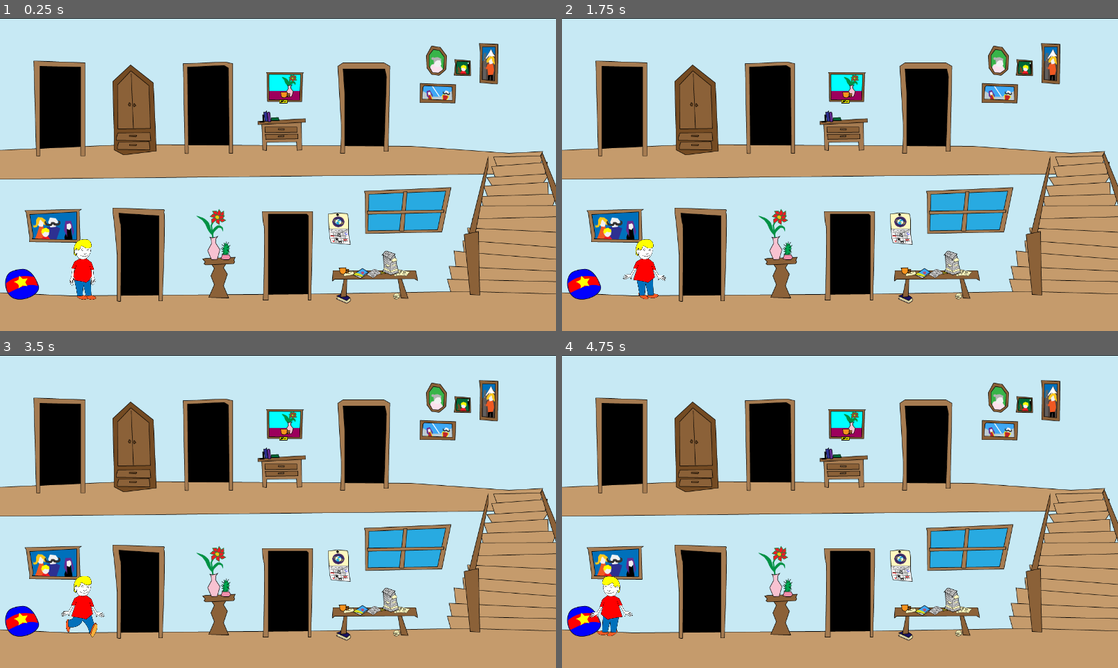
Above: before the commit, frames 1-4 (two rows, left to right).
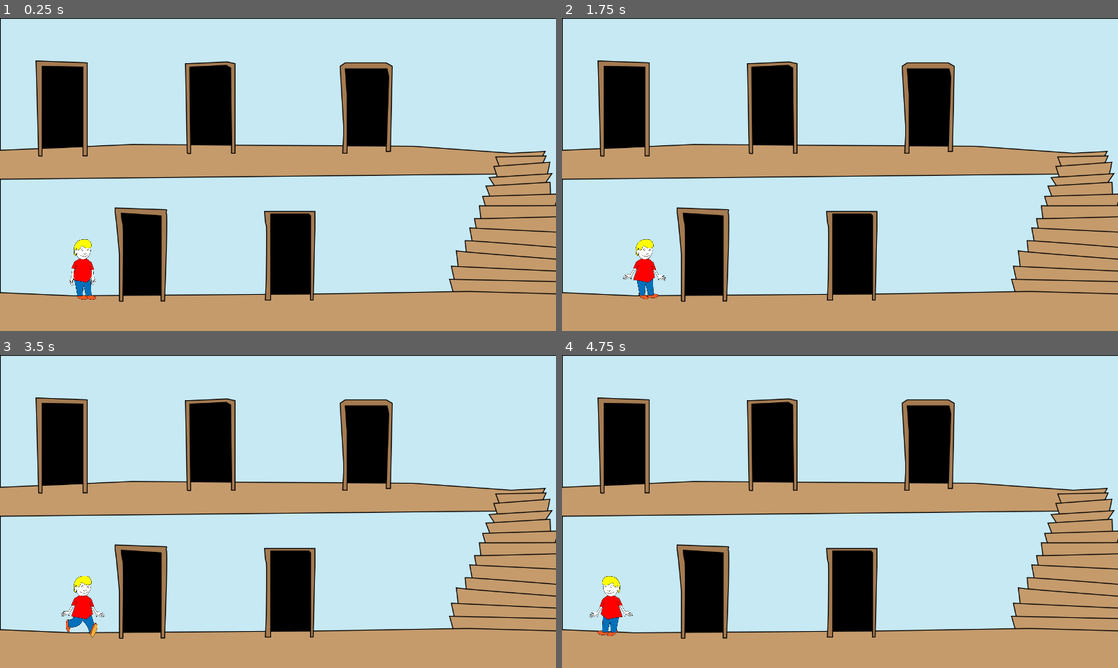
Above: after the commit, the same moments.

Repository: milehighhokie/ggj2019
Game: Godot game, scene res://Main.tscn
Same seed, same stepped clock (60 frames per second), same inputs: the game is played once before the commit and once after it.
Inputs:
- Up to frame 1 (0.25 s): no input
- Up to frame 2 (1.75 s): tap Enter at 0.5 s; hold Right (right) 0.53-1.28 s; hold Space (hug) 0.53-1.28 s; hold Down (down) from 1.28 s (still down); tap Space (hug) at 1.35 s
- Up to frame 3 (3.5 s): release Down (down) at 2.03 s; hold Right (right) 2.03-2.78 s; hold Space (hug) 2.03-2.78 s; tap Enter at 2.75 s; hold Up (up) from 2.78 s (still down); tap Space (hug) at 2.85 s
- Up to frame 4 (4.75 s): release Up (up) at 3.53 s; hold Space (hug) 3.53-4.28 s; hold Left (left) from 3.53 s (still down); tap Space (hug) at 4.35 s

The runs differ from the first frame. In frame 1, 16% of the frame differs, in the area x 0-100%, y 0-92%; in frame 2, 16%; in frame 3, 16%; in frame 4, 16%.

Commit message:
Leave the rooms

Diff:
--- /dev/null
+++ b/Area2D.gd
@@ -0,0 +1,26 @@
+extends Area2D
+
+signal on_exit_room;
+
+var _overlap = false;
+
+func _ready():
+    # Called when the node is added to the scene for the first time.
+    # Initialization here
+    pass
+
+func _process(delta):
+    # Called every frame. Delta is time since last frame.
+    # Update game logic here.
+    if _overlap && Input.is_action_pressed('left'):
+        emit_signal("on_exit_room")
+    pass
+
+func _on_Area2D_body_entered(body):
+    _overlap = true
+
+func _on_Area2D_body_exited(body):
+    _overlap = false
+
+#func _on_Area2D_on_exit_room():
+#    get_tree().change_scene("res://Main.tscn")
--- a/CollisionShape2D.gd
+++ b/CollisionShape2D.gd
@@ -5,12 +5,12 @@
 # var b = "textvar"
 
 func enable(enabled):
-	disabled = !enabled
+    disabled = !enabled
 
 func _ready():
-	# Called when the node is added to the scene for the first time.
-	# Initialization here
-	pass
+    # Called when the node is added to the scene for the first time.
+    # Initialization here
+    pass
 
 #func _process(delta):
 #	# Called every frame. Delta is time since last frame.
--- a/Govenor.gd
+++ b/Govenor.gd
@@ -1,26 +1,21 @@
 extends Node2D
-
-# class member variables go here, for example:
-# var a = 2
-# var b = "textvar"
 
 export(NodePath) var main
 export(Array, NodePath) var subs
 
 func _ready():
-	get_node(main).enable(true)
-	for subpath in subs:
-		get_node(subpath).enable(false)
-	# Called when the node is added to the scene for the first time.
-	# Initialization here
-	pass
-
-#func _process(delta):
-#	# Called every frame. Delta is time since last frame.
-#	# Update game logic here.
-#	pass
-
+    get_node(main).enable(true)
+    for subpath in subs:
+        get_node(subpath).enable(false)
+    # Called when the node is added to the scene for the first time.
+    # Initialization here
+    pass
 
 func _on_enter_room(id):
-	get_node(main).enable(false)
-	get_node(subs[id]).enable(true)
+    get_node(main).enable(false)
+    get_node(subs[id]).enable(true)
+
+func _on_exit_room():
+    get_node(main).enable(true)
+    for subpath in subs:
+        get_node(subpath).enable(false)
--- a/Main.tscn
+++ b/Main.tscn
@@ -35,3 +35,13 @@
 visible = false
 
 [connection signal="on_enter_room" from="MainTemplate" to="." method="_on_enter_room"]
+
+[connection signal="on_exit_room" from="SubTemplate1" to="." method="_on_exit_room"]
+
+[connection signal="on_exit_room" from="SubTemplate2" to="." method="_on_exit_room"]
+
+[connection signal="on_exit_room" from="SubTemplate3" to="." method="_on_exit_room"]
+
+[connection signal="on_exit_room" from="SubTemplate4" to="." method="_on_exit_room"]
+
+[connection signal="on_exit_room" from="SubTemplate5" to="." method="_on_exit_room"]
--- a/MainRoom.gd
+++ b/MainRoom.gd
@@ -4,12 +4,12 @@
 signal on_enable(enabled)
 
 func enable(enabled):
-	visible = enabled;
-	emit_signal("on_enable", enabled)
+    visible = enabled;
+    emit_signal("on_enable", enabled)
 
 func _ready():
-	pass
+    pass
 
 func _door_on_enter(id):
-	print("Door Opened ", id)
-	emit_signal("on_enter_room", id)
+    print("Door Opened ", id)
+    emit_signal("on_enter_room", id)
--- a/MainRoom.tscn
+++ b/MainRoom.tscn
@@ -1,6 +1,6 @@
 [gd_scene load_steps=8 format=2]
 
-[ext_resource path="res://Art Assets_Main.png" type="Texture" id=1]
+[ext_resource path="res://Main-01.png" type="Texture" id=1]
 [ext_resource path="res://MainRoom.gd" type="Script" id=2]
 [ext_resource path="res://Boy.tscn" type="PackedScene" id=3]
 [ext_resource path="res://CollisionPolygon2D.gd" type="Script" id=4]
@@ -12,7 +12,7 @@
 custom_solver_bias = 0.0
 extents = Vector2( 10, 10 )
 
-[node name="MainTemplate" type="Sprite" index="0"]
+[node name="MainTemplate" type="Sprite"]
 
 position = Vector2( 640, 360 )
 texture = ExtResource( 1 )
@@ -138,19 +138,19 @@
 one_way_collision = true
 script = ExtResource( 6 )
 
+[connection signal="on_enable" from="." to="Area2D4/CollisionShape2D" method="enable"]
+
+[connection signal="on_enable" from="." to="Area2D3/CollisionShape2D" method="enable"]
+
 [connection signal="on_enable" from="." to="Area2D1/CollisionShape2D" method="enable"]
 
 [connection signal="on_enable" from="." to="Area2D2/CollisionShape2D" method="enable"]
 
-[connection signal="on_enable" from="." to="Area2D3/CollisionShape2D" method="enable"]
+[connection signal="on_enable" from="." to="Area2D5/CollisionShape2D" method="enable"]
 
 [connection signal="on_enable" from="." to="KinematicBody2D" method="enable"]
 
 [connection signal="on_enable" from="." to="StaticBody2D/CollisionPolygon2D" method="enable"]
-
-[connection signal="on_enable" from="." to="Area2D4/CollisionShape2D" method="enable"]
-
-[connection signal="on_enable" from="." to="Area2D5/CollisionShape2D" method="enable"]
 
 [connection signal="body_entered" from="Area2D1" to="Area2D1" method="_on_Area2D_body_entered"]
 
--- a/SubRoom.gd
+++ b/SubRoom.gd
@@ -3,19 +3,18 @@
 # class member variables go here, for example:
 # var a = 2
 # var b = "textvar"
-
+signal on_exit_room
 signal on_enable(enabled)
 
 func enable(enabled):
-	visible = enabled;
-	emit_signal("on_enable", enabled)
+    visible = enabled;
+    emit_signal("on_enable", enabled)
 
 func _ready():
-	# Called when the node is added to the scene for the first time.
-	# Initialization here
-	pass
+    # Called when the node is added to the scene for the first time.
+    # Initialization here
+    pass
 
-#func _process(delta):
-#	# Called every frame. Delta is time since last frame.
-#	# Update game logic here.
-#	pass
+func _door_on_exit():
+    print("leaving room ")
+    emit_signal("on_exit_room")
--- a/SubRoom.tscn
+++ b/SubRoom.tscn
@@ -7,13 +7,19 @@
 [ext_resource path="res://CollisionShape2D.gd" type="Script" id=5]
 [ext_resource path="res://Boy.tscn" type="PackedScene" id=6]
 [ext_resource path="res://CollisionPolygon2D.gd" type="Script" id=7]
+[ext_resource path="res://Area2D.gd" type="Script" id=8]
 
 [sub_resource type="RectangleShape2D" id=1]
 
 custom_solver_bias = 0.0
 extents = Vector2( 30, 30 )
 
-[node name="SubTemplate" type="Sprite"]
+[sub_resource type="RectangleShape2D" id=2]
+
+custom_solver_bias = 0.0
+extents = Vector2( 10, 10 )
+
+[node name="SubTemplate" type="Sprite" index="0"]
 
 position = Vector2( 655.093, 360 )
 scale = Vector2( 1.02358, 1 )
@@ -23,6 +29,7 @@
 
 [node name="Bear-03" type="Sprite" parent="." index="0"]
 
+editor/display_folded = true
 position = Vector2( 120.645, 72.5965 )
 scale = Vector2( 1.74254, 1.74254 )
 texture = ExtResource( 3 )
@@ -101,6 +108,27 @@
 script = ExtResource( 7 )
 _sections_unfolded = [ "Transform" ]
 
+[node name="Area2D" type="Area2D" parent="." index="3"]
+
+position = Vector2( -621.313, 142.659 )
+scale = Vector2( 0.42773, 3.80184 )
+input_pickable = true
+gravity_vec = Vector2( 0, 1 )
+gravity = 98.0
+linear_damp = 0.1
+angular_damp = 1.0
+audio_bus_override = false
+audio_bus_name = "Master"
+script = ExtResource( 8 )
+
+[node name="CollisionShape2D" type="CollisionShape2D" parent="Area2D" index="0"]
+
+editor/display_folded = true
+position = Vector2( 0, 0.479753 )
+scale = Vector2( 1, 1.91418 )
+shape = SubResource( 2 )
+script = ExtResource( 5 )
+
 [connection signal="on_enable" from="." to="Bear-03/Area2D/CollisionShape2D" method="enable"]
 
 [connection signal="on_enable" from="." to="KinematicBody2D" method="enable"]
@@ -110,3 +138,9 @@
 [connection signal="body_entered" from="Bear-03/Area2D" to="Bear-03/Area2D" method="_on_Area2D_body_entered"]
 
 [connection signal="body_exited" from="Bear-03/Area2D" to="Bear-03/Area2D" method="_on_Area2D_body_exited"]
+
+[connection signal="body_entered" from="Area2D" to="Area2D" method="_on_Area2D_body_entered"]
+
+[connection signal="body_exited" from="Area2D" to="Area2D" method="_on_Area2D_body_exited"]
+
+[connection signal="on_exit_room" from="Area2D" to="." method="_door_on_exit"]
Not shown: 1 places in SubRoom.tscn that only renumber resources
